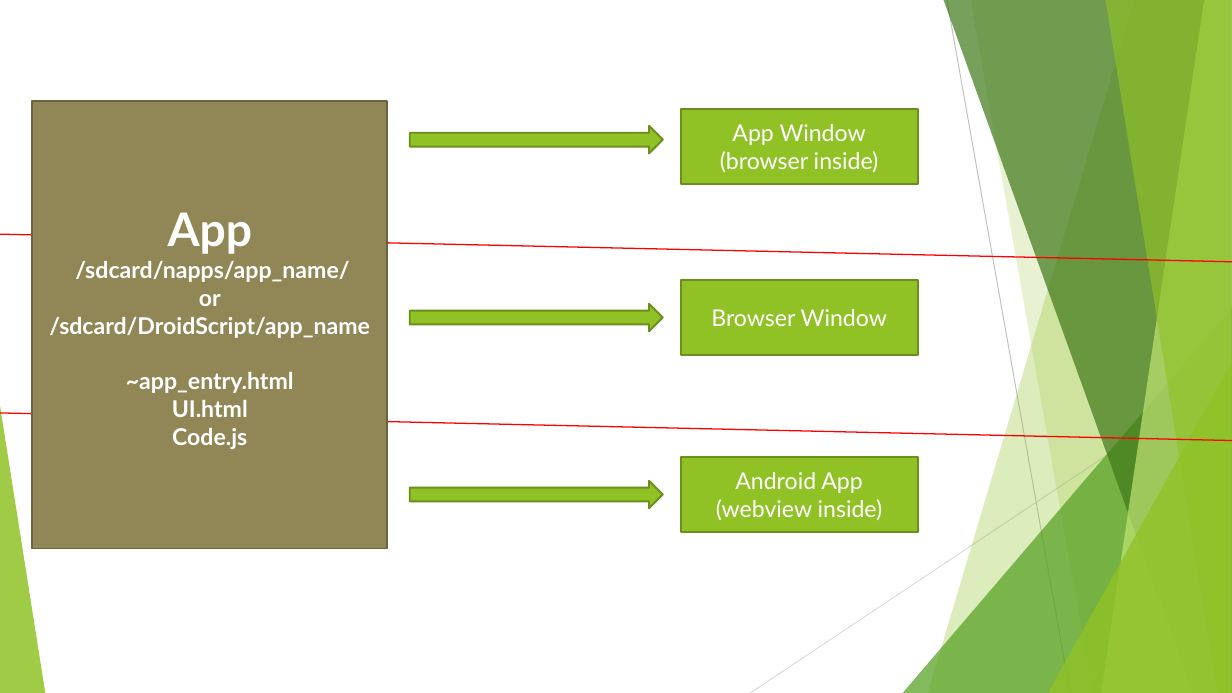
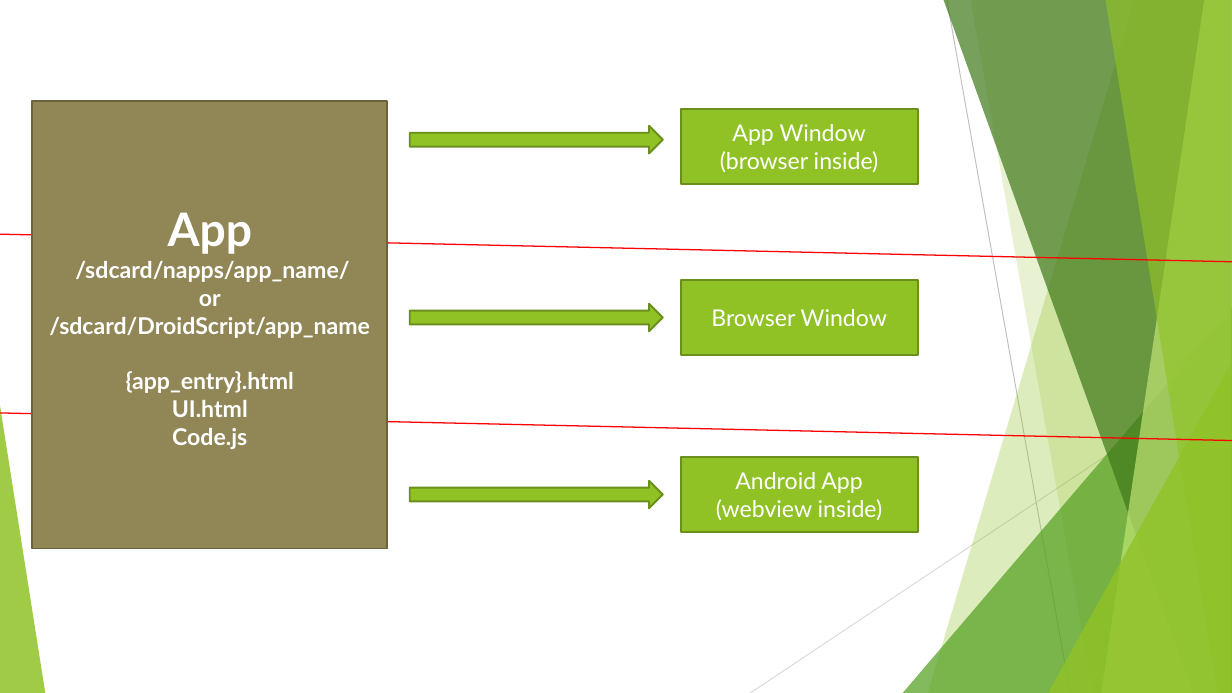
Before and after one commit to jjtseng93/Android-Node.js-Common-Interface, a slide deck: slide 3 of Project_Structure.pptx. Drawn at 1232x693 pixels with LibreOffice and Linux fonts; fonts in the diff are those of the drawing. Boxes give left, top, right and bottom in pixels: in the first picture for what was removed or moved away, otherwise in the second. Text is boxed around its words. In the diff, an @@ line names an element or a change of style, - is before the commit and + after.

Commit message:
Updated Project_Structure
Changed api location and app_entry file name

```diff
--- a/Project_Structure.pptx
+++ b/Project_Structure.pptx
@@ text in rectangle at box(126, 371, 294, 393): text changed @@
-~app_entry.html
+{app_entry}.html
```
Also in this commit, not shown: 1 other slide changed, 1 other file.
